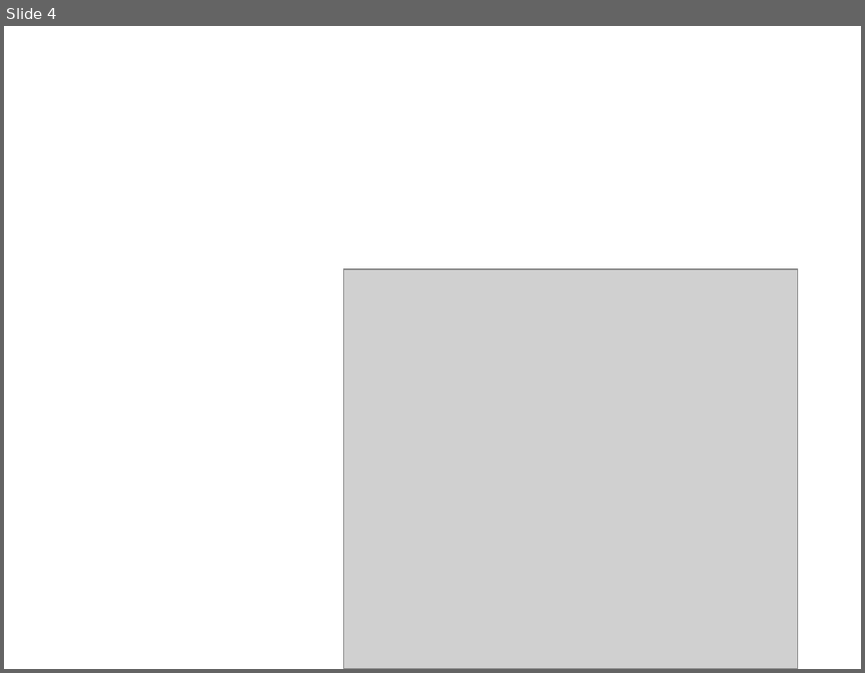
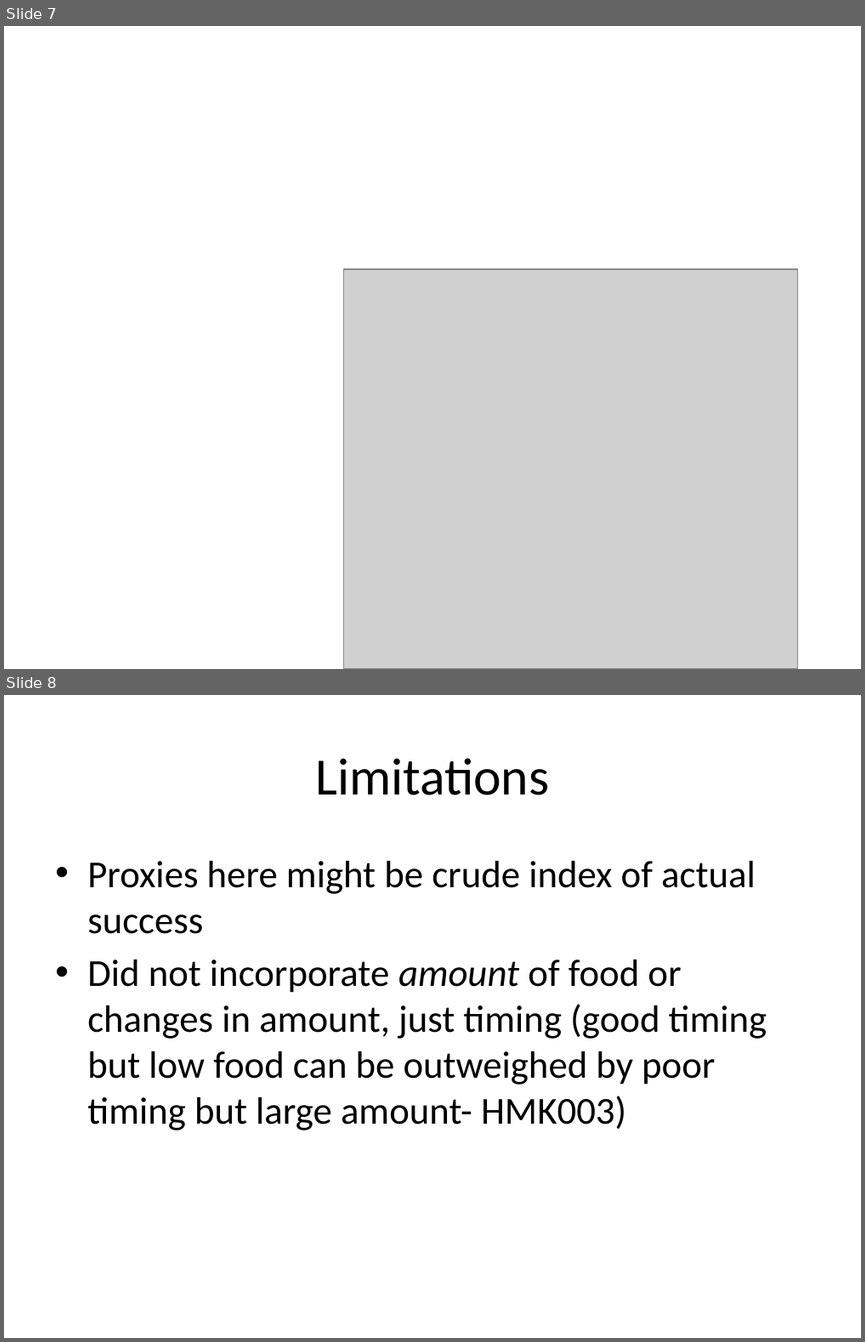
Before and after one commit to kharouba/sync_fitness, a slide deck: ESA_2017.pptx. Shown one above the other, each under a label of ours: slide 4 before the commit, slides 7 and 8 after it. The pictures are 865x673 and 865x1342 pixels, drawn with LibreOffice and Linux fonts; fonts in the diff are those of the drawing; grey boxes stand for pictures. Boxes give left, top, right and bottom in pixels: in the first picture for what was removed or moved away, otherwise in the second. Text is boxed around its words. In the diff, an @@ line names an element or a change of style, - is before the commit and + after.

```diff
--- a/ESA_2017.pptx
+++ b/ESA_2017.pptx
@@ slide 8 added at box(4, 695, 861, 1338), background #FFFFFF @@
@@ title added at box(315, 758, 549, 795), 44 pt, text #000000 @@
+Limitations
@@ text added at box(87, 861, 767, 1130), 32 pt, text #000000 @@
+• Proxies here might be crude index of actual success
+• Did not incorporate amount of food or changes in amount, just timing (good timing but low food can be outweighed by poor timing but large amount- HMK003)
@@ what was slide 4 is now slide 7 @@
```
Also in this commit, not shown: 1 slide changed, 4 other slides added, 38 other files.
